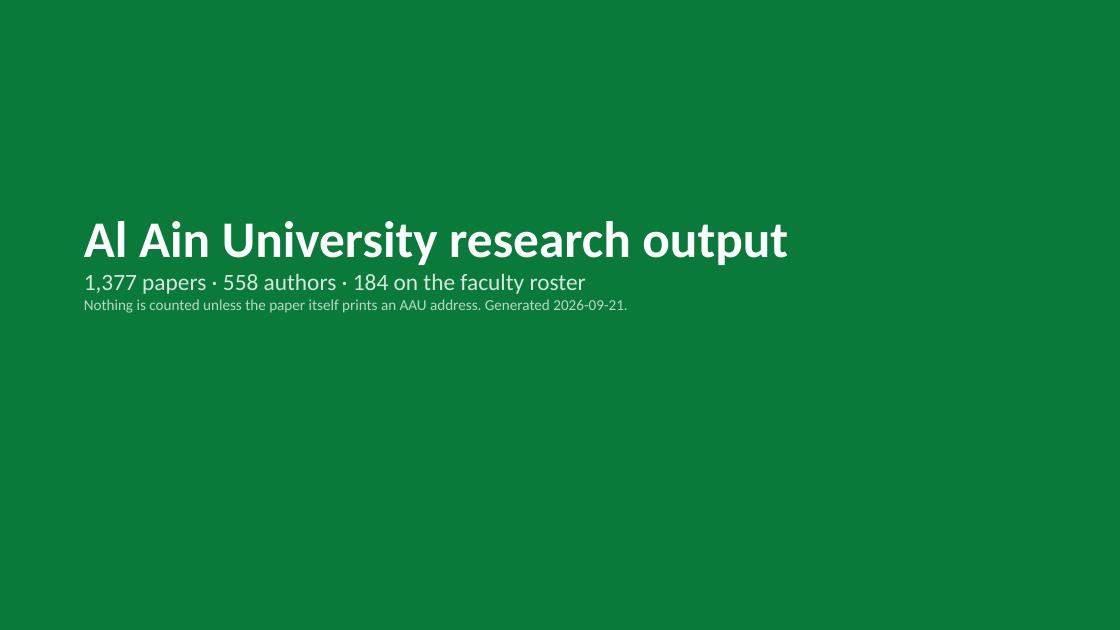
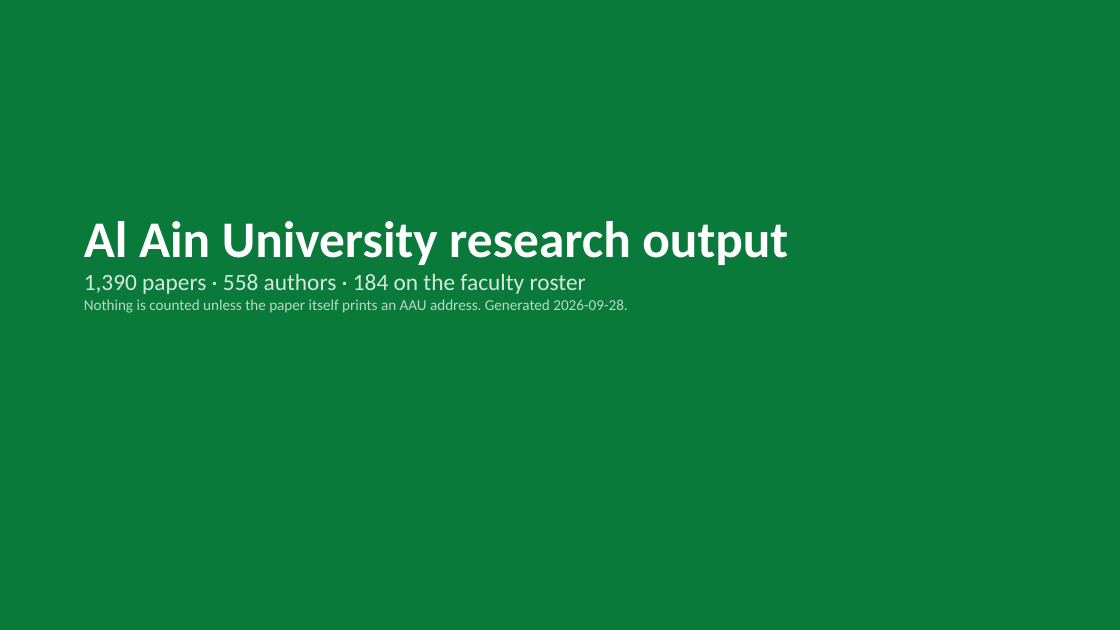
Before and after one commit to AbdallahAbouHajal/aau-research-tracker, a slide deck: slide 1 of docs/downloads/AAU_Research_Tracker.pptx. Drawn at 1120x630 pixels with LibreOffice and Linux fonts; fonts in the diff are those of the drawing. Boxes give left, top, right and bottom in pixels: in the first picture for what was removed or moved away, otherwise in the second. Text is boxed around its words. In the diff, an @@ line names an element or a change of style, - is before the commit and + after.

```diff
--- a/docs/downloads/AAU_Research_Tracker.pptx
+++ b/docs/downloads/AAU_Research_Tracker.pptx
@@ text at (84,273,627,313): text changed @@
-1,377 papers · 558 authors · 184 on the faculty roster
-Nothing is counted unless the paper itself prints an AAU address. Generated 2026-09-21.
+1,390 papers · 558 authors · 184 on the faculty roster
+Nothing is counted unless the paper itself prints an AAU address. Generated 2026-09-28.
```
Also in this commit, not shown: 12 other files.
